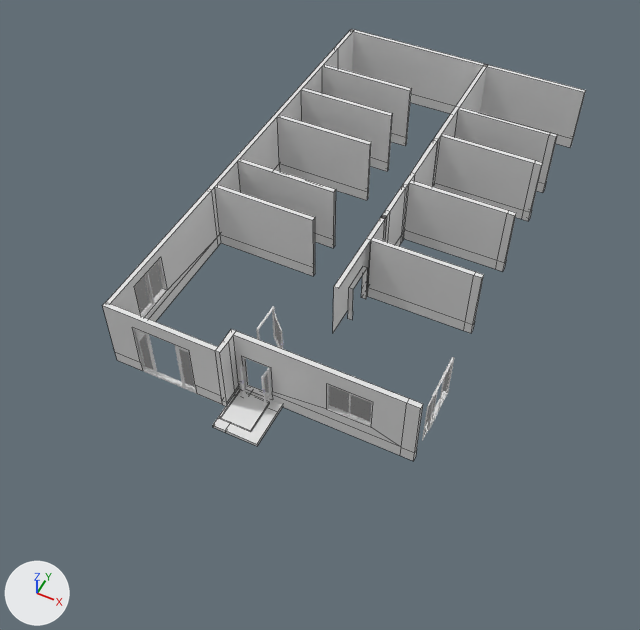
Renders of the Blender file 1_CAD/1_HOME/BLENDER/House_Option-2_From_Blender.blend from each side of a commit.
The view is the same before and after, from a 50 mm lens placed at (19.3, -18.3, 31.1), pointed at (6.5, 7.2, -0.9). Every picture has the same lights, and +X, +Y and +Z are marked at lower left. Mesh edges are drawn as thin lines on the coarser meshes.

The scene before the commit, as lines of its bpy script (objects in view):
```python
ob_foundation = bpy.data.objects.new('Foundation', me_cube_014)
ob_foundation.location = (7.18, 10.75, -0.15)
ob_foundation.scale = (27.8, 50.2, 0.5)
ob_wall_11 = bpy.data.objects.new('Wall-11', me_cube_011)
ob_wall_11.location = (5.56, 12.77, 0.3)
ob_wall_11.rotation_euler = (0.0, 0.0, 1.571)  # degrees (0, 0, 90)
ob_wall_11.scale = (1.0, 0.375, 1.0)
ob_wall_18 = bpy.data.objects.new('Wall-18', me_cube_018)
ob_wall_18.location = (8.25, 10.52, 0.3)
ob_wall_18.rotation_euler = (0.0, 0.0, 1.571)  # degrees (0, 0, 90)
ob_wall_18.scale = (1.0, 0.375, 1.0)
ob_wall_5 = bpy.data.objects.new('Wall-5', me_cube_005)
ob_wall_5.location = (13.73, 15.31, 0.3)
ob_wall_5.rotation_euler = (0.0, 0.0, 1.571)  # degrees (0, 0, 90)
ob_wall_5.scale = (22.6, 0.375, 1.0)
ob_wall_8 = bpy.data.objects.new('Wall-8', me_cube_008)
ob_wall_8.location = (5.56, 6.5, 0.3)
ob_wall_8.rotation_euler = (0.0, 0.0, 1.571)  # degrees (0, 0, 90)
ob_wall_8.scale = (1.0, 0.375, 1.0)
ob_wall_separators = bpy.data.objects.new('Wall-separators', me_cube_023)
ob_wall_separators.location = (5.02, 4.01, 0.3)
ob_wall_separators.rotation_euler = (0.0, 0.0, 1.571)  # degrees (0, 0, 90)
ob_wall_separators.scale = (1.0, 0.0375, 1.0)
# also in view: 'Wall-12' at (2.8, 17.7, 1.8); 'Wall-6' at (5.6, 0.7, 1.8); 'Wall-13' at (2.8, 20.3, 1.8); 'Wall-4' at (2.7, 0.2, 1.8); 'Wall-16' at (11.0, 13.2, 1.8)
```
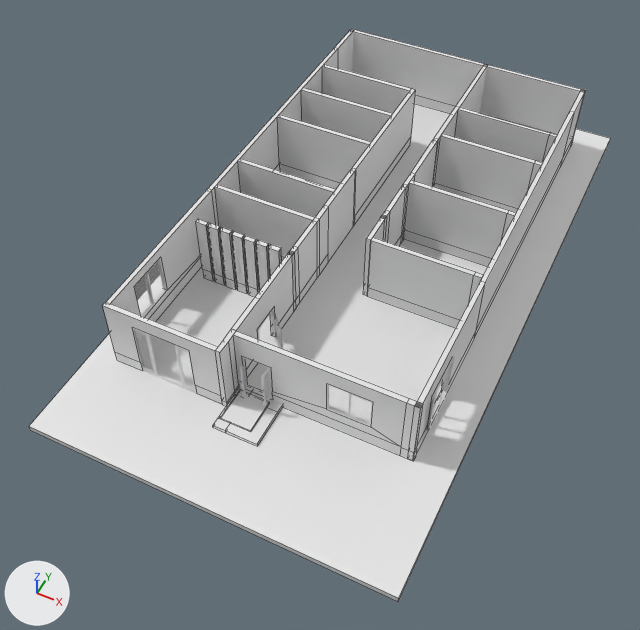
Boxes [x1, y1, x2, y2] around the edits, measured in the pictures (640 x 630 px):
```json
{"object": "Foundation", "change": "shown", "after": [29, 104, 610, 601]}
{"object": "Wall-8", "change": "shown", "after": [232, 89, 415, 376]}
{"object": "Wall-5", "change": "shown", "after": [416, 90, 585, 453]}
{"object": "Wall-18", "change": "reshaped", "before": [333, 64, 488, 332], "after": [363, 64, 488, 296], "on screen": "19% narrower, 13% shorter"}
{"object": "Wall-separators", "change": "shown", "after": [196, 219, 282, 297]}
{"part": 1, "of": "me_cube_018", "change": "cut back", "before": [333, 215, 387, 332], "after": [363, 218, 385, 296]}
```

Scene script edits in JSON lines:
```json
{"block": "me_cube_018", "where": "# used by ob_wall_18; location = (8.25, 10.52, 0.3); rotation_euler = (0.0, 0.0, 1.571), in degrees (0, 0, 90); scale = (1.0, 0.375, 1.0)"}
{"op": "remove", "block": "me_cube_018", "code": "me_cube_018.from_pydata(...)  # 85 vertices, 63 faces, 7 loose edges; spans x -5.2..13.9, y -0.3..0.3, z -0.3..3.4"}
{"op": "add", "block": "me_cube_018", "code": "me_cube_018.from_pydata(...)  # 75 vertices, 61 faces, 2 loose edges; spans x -1.9..13.9, y -0.3..0.3, z -0.3..3.4"}
{"block": "me_cube_018", "change": "me_cube_018 part 1"}
{"block": "me_cube_018", "change": "17 vertices are removed from x -5.2..-2.1, y -0.3..0.3, z -0.3..3.4"}
{"block": "me_cube_018", "change": "11 faces are deleted"}
{"block": "me_cube_018", "change": "7 loose edges are deleted"}
{"block": "me_cube_018", "change": "1 vertex moves from x -2.1, y -0.3, z 0.3 to x -1.9, y -0.3, z 0.3"}
{"block": "me_cube_018", "change": "2 vertices are added at (-1.9, -0.3, 3.4), (-1.9, -0.3, -0.3)"}
{"block": "me_cube_018", "change": "5 new vertices lie (-1.6, 0.0, 0.0) away from vertices in x -0.3, y -0.3..0.3, z -0.3..3.4"}
{"block": "me_cube_018", "change": "2 loose edges are added"}
{"block": "me_cube_018", "change": "9 new faces join them"}
{"op": "remove", "block": "ob_wall_5", "code": "ob_wall_5.hide_set(True)"}
{"op": "remove", "block": "ob_wall_8", "code": "ob_wall_8.hide_set(True)"}
{"op": "remove", "block": "ob_wall_separators", "code": "ob_wall_separators.hide_set(True)"}
{"op": "remove", "block": "ob_foundation", "code": "ob_foundation.hide_set(True)"}
```
